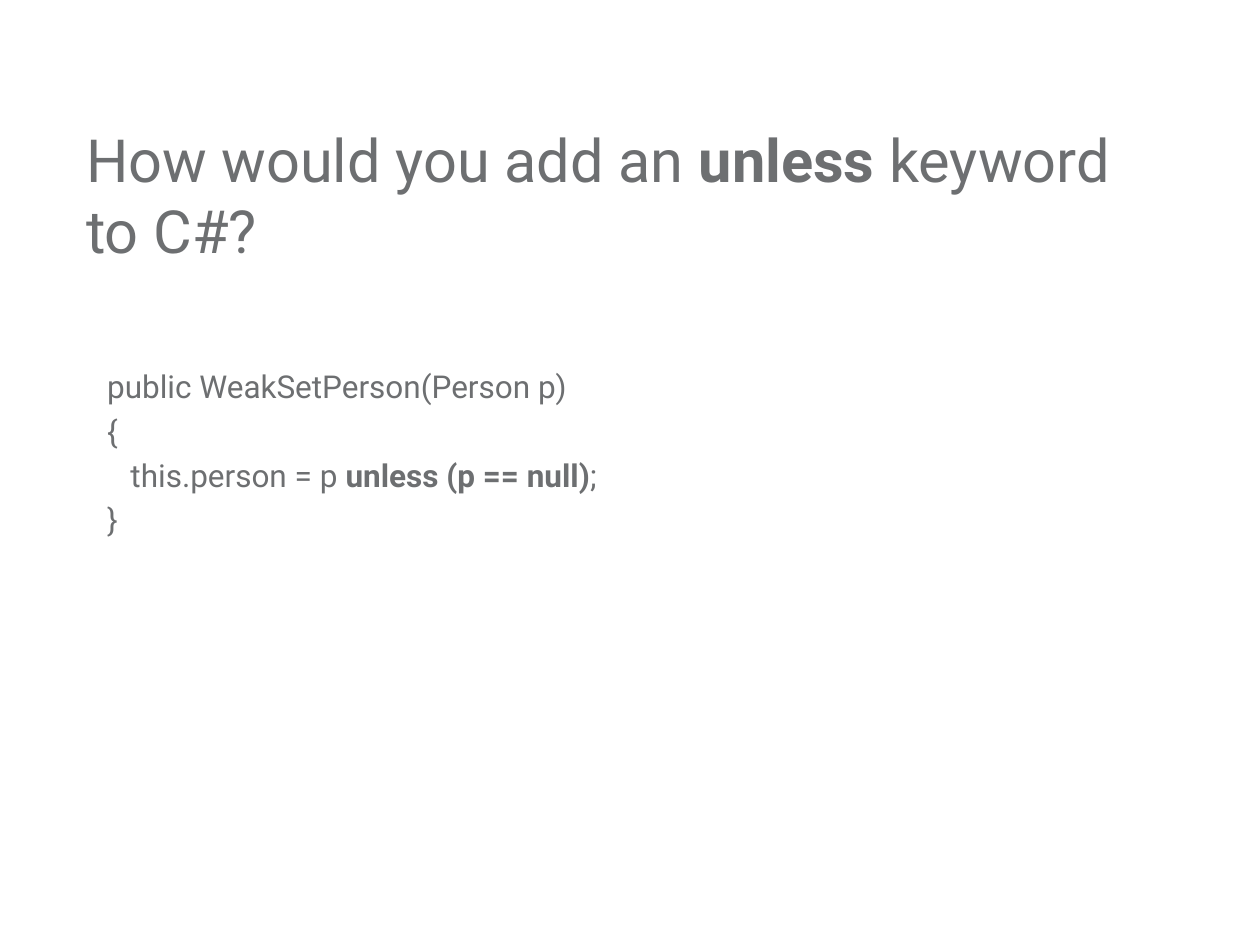
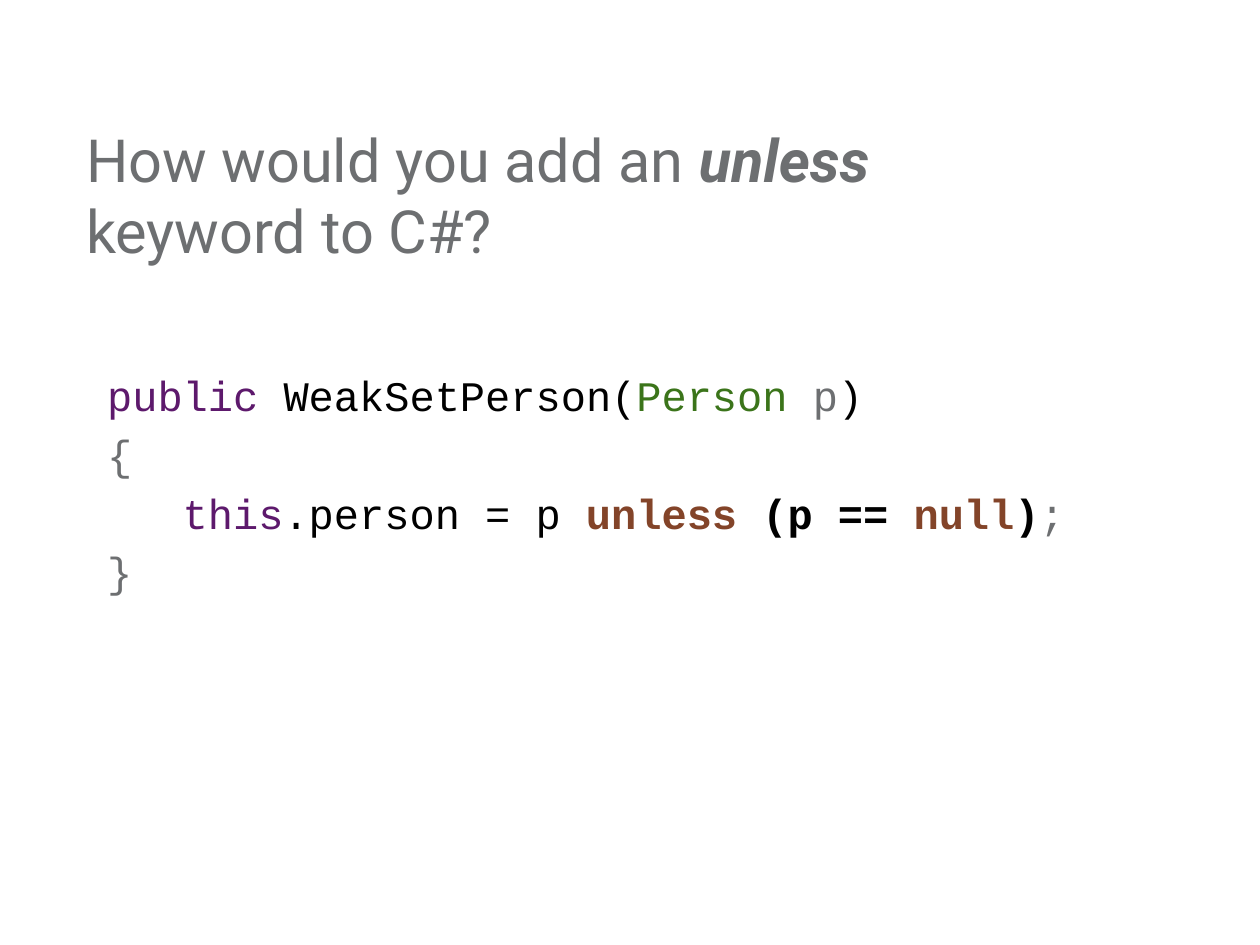
Before and after one commit to mjul/top-10-clojure-oredev-2011, a slide deck: slide 36 of Top Things to Learn From Clojure.pptx. Drawn at 1260x945 pixels with LibreOffice and Linux fonts; fonts in the diff are those of the drawing; background and template pictures are left out. Boxes give left, top, right and bottom in pixels: in the first picture for what was removed or moved away, otherwise in the second. Text is boxed around its words. In the diff, an @@ line names an element or a change of style, - is before the commit and + after.

```diff
--- a/Top Things to Learn From Clojure.pptx
+++ b/Top Things to Learn From Clojure.pptx
@@ title "How would you add an ..." at <box>86,137,869,266</box>: italic on in "unless" @@
@@ text "public WeakSetPerson(Person p)" at <box>107,381,1065,538</box>: size 18 to 24 pt, font Roboto to Courier New; text colour #6D6F71 to #5D196C in "public", "this.person"; text colour #6D6F71 to #000000 in "WeakSetPerson(Person p)", "this.person = p (p == null);"; text colour #6D6F71 to #3B741A in "WeakSetPerson(Person"; text colour #6D6F71 to #834429 in "unless null);"; more space between paragraphs @@
```
Also in this commit, not shown: 8 other slides changed, 2 slides added, 6 slides removed, 4 other files.
